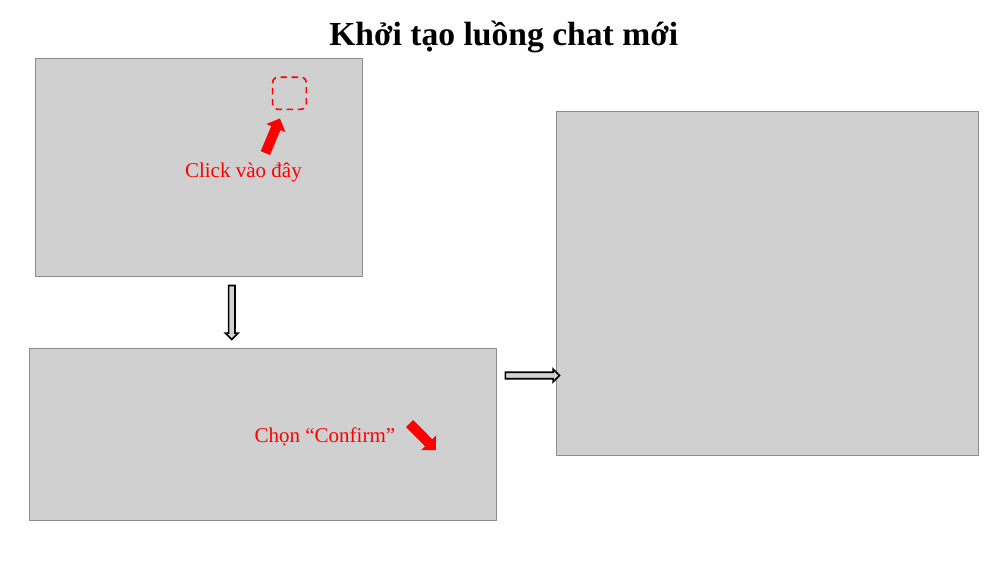
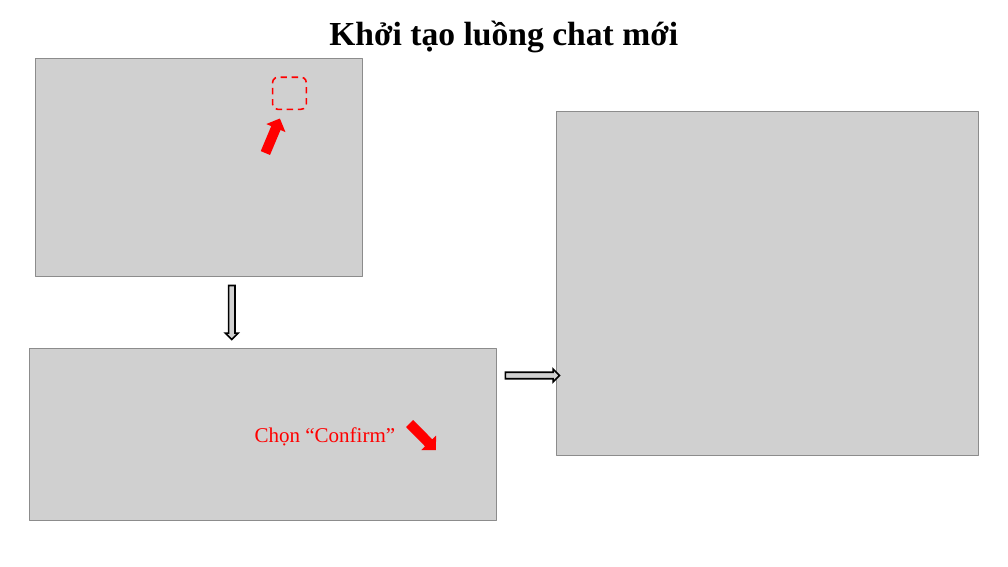
Before and after one commit to ngovanuc/Vietnamese_History_Chatbot, a slide deck: slide 42 of documents/slide bao cao.pptx (slide 41 before the commit). Drawn at 1008x567 pixels with LibreOffice and Linux fonts; fonts in the diff are those of the drawing; grey boxes stand for pictures. Boxes give left, top, right and bottom in pixels: in the first picture for what was removed or moved away, otherwise in the second. Text is boxed around its words. In the diff, an @@ line names an element or a change of style, - is before the commit and + after.

```diff
--- a/documents/slide bao cao.pptx
+++ b/documents/slide bao cao.pptx
@@ text removed at [185,162,301,182] @@
-Click vào đây
```
Also in this commit, not shown: 6 other slides changed, 1 slide added, 6 other files.
